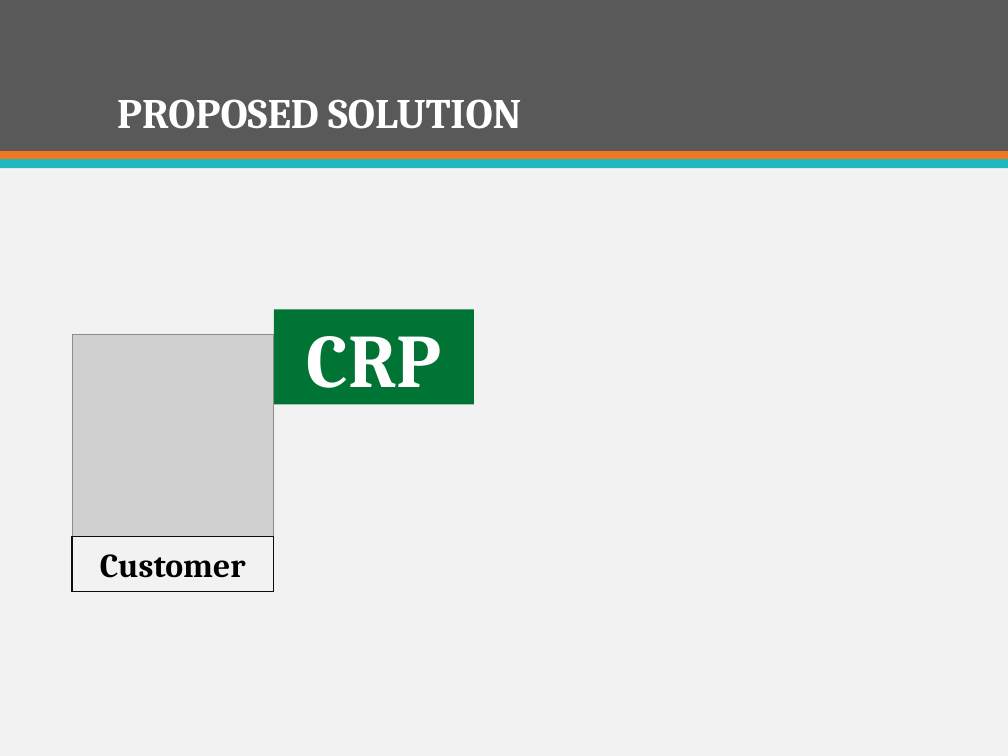
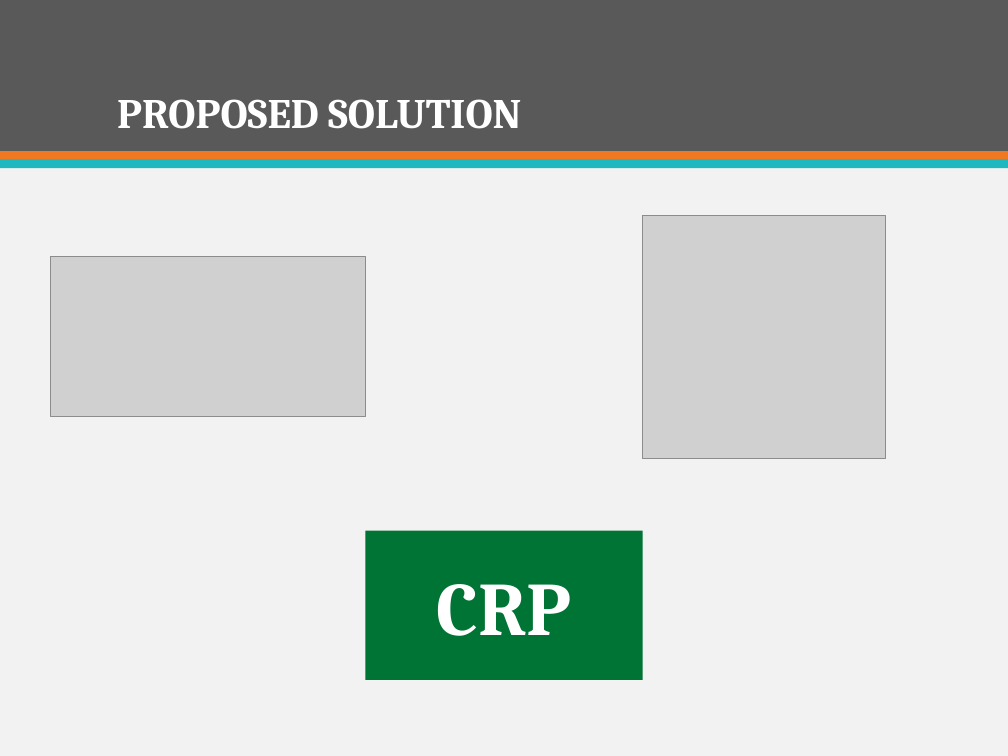
Before and after one commit to firzgard/CarRentalPortal, a slide deck: slide 11 of slide/CAR RENTAL PORTAL-Official.pptx (slide 12 before the commit). Drawn at 1008x756 pixels with LibreOffice and Linux fonts; fonts in the diff are those of the drawing; grey boxes stand for pictures. Boxes give left, top, right and bottom in pixels: in the first picture for what was removed or moved away, otherwise in the second. Text is boxed around its words. In the diff, an @@ line names an element or a change of style, - is before the commit and + after.

```diff
--- a/slide/CAR RENTAL PORTAL-Official.pptx
+++ b/slide/CAR RENTAL PORTAL-Official.pptx
@@ picture added at (x1=642, y1=216, x2=885, y2=459) @@
@@ picture added at (x1=50, y1=256, x2=365, y2=416) @@
@@ picture removed at (x1=73, y1=335, x2=274, y2=536) @@
@@ rectangle removed at (x1=72, y1=536, x2=273, y2=592) @@
-Customer
@@ rectangle "CRP" resized from (x1=274, y1=309, x2=474, y2=405) to (x1=365, y1=530, x2=642, y2=679) @@
```
Also in this commit, not shown: 26 other slides changed, 7 slides removed.
